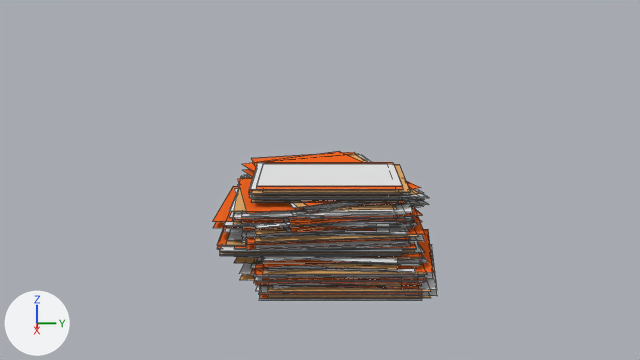
One commit to the Blender file Assets/Models/paperpile_activated.blend: the scene before it, then after it.
One viewpoint serves both versions: the file's camera 'Camera'. Lighting does not change. The marker at lower left points along +X, +Y and +Z. Mesh edges are drawn as thin lines.

Objects in the first picture: 'Pile'.
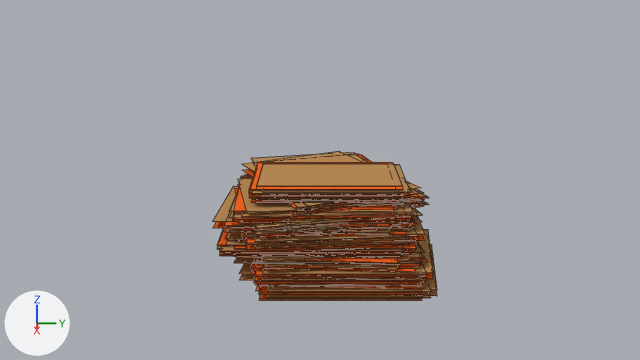
Location of each change, (x1, y1, x2, y2) in pixels of the pictures (640 x 360 px):
'Pile', recoloured
    both: (212, 151, 437, 301)
part 1 of me_cube_022, recoloured
    both: (220, 154, 437, 300)
part 2 of me_cube_022, recoloured
    both: (217, 155, 433, 301)
part 3 of me_cube_022, recoloured
    both: (220, 249, 420, 259)
part 4 of me_cube_022, recoloured
    both: (234, 177, 399, 212)
part 5 of me_cube_022, recoloured
    both: (234, 220, 412, 227)
part 6 of me_cube_022, recoloured
    both: (212, 151, 433, 280)

The edits, one by one:
Material 'Braun_pile' (mat_braun_pile) changes colour from orange #e7ad6c to orange #bb8c57; in linear values from (0.8, 0.418, 0.15) to (0.497, 0.262, 0.0961).
me_cube_022 has 1504 vertices, 1128 faces and spans x -1.0..2.0, y -1.0..3.0, z -218.0..314.0.
me_cube_022 is used by ob_pile; location (-2.4, -0.13, 0.69); rotation (0.0, 0.0, 1.571), in degrees (0, 0, 90); scale (1.31, 0.928, 0.0029).
me_cube_022 part 1: 36 of the faces centred in x 0.0..1.0, y 0.0..1.0, z -216.0..314.0 switch from mat_weiss_pile (white #e7e7e7) to mat_braun_pile (orange #bb8c57).
me_cube_022 part 2: 1034 of the faces centred in x -1.0..1.0, y -1.0..2.0, z -218.0..313.0 switch from mat_weiss_pile (white #e7e7e7) to mat_orange_pile (orange #f86926).
me_cube_022 part 3: 3 of the faces centred in x 0.0, y 0.0, z -15.0..9.0 switch from mat_braun_pile (orange #e7ad6c) to mat_orange_pile (orange #f86926).
me_cube_022 part 4: 3 of the faces centred in x 0.0, y 0.0, z 215.0..277.0 switch from mat_braun_pile (orange #e7ad6c) to mat_orange_pile (orange #f86926).
me_cube_022 part 5: 2 of the faces centred in x 0.0, y 0.0, z 107.0..163.0 switch from mat_braun_pile (orange #e7ad6c) to mat_orange_pile (orange #f86926).
me_cube_022 part 6: 13 of the faces centred in x 0.0..1.0, y 0.0..1.0, z -112.0..252.0 switch from mat_orange_pile (orange #f86926) to mat_braun_pile (orange #bb8c57).
